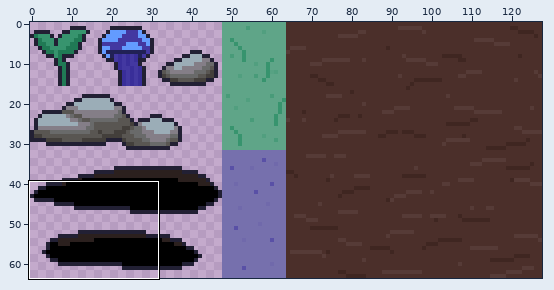
Edited in one commit: sprite sheet (Assets/Art Assets/Tiles.png). The picture above shows the old version from afar; the outline marks the close-up.
Close-up. As it was:
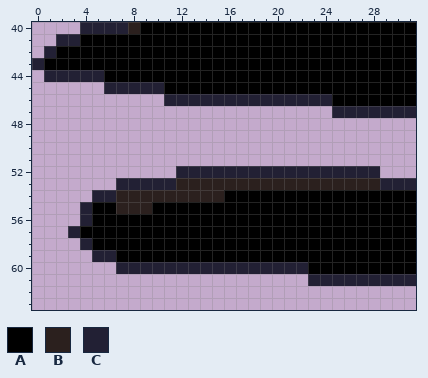
The file is 128x64 pixels. Colours within 5 levels of each other are drawn and written as one. Shown: x 0..31, y 40..63.
Palette (. is transparent): A #000000  B #2b201e  C #222034
Pixels before, first column x 0:
40 ....CCCCBAAAAAAAAAAAAAAAAAAAAAAA
41 ..CCAAAAAAAAAAAAAAAAAAAAAAAAAAAA
42 .CAAAAAAAAAAAAAAAAAAAAAAAAAAAAAA
43 CAAAAAAAAAAAAAAAAAAAAAAAAAAAAAAA
44 .CCCCCAAAAAAAAAAAAAAAAAAAAAAAAAA
45 ......CCCCCAAAAAAAAAAAAAAAAAAAAA
46 ...........CCCCCCCCCCCCCCAAAAAAA
47 .........................CCCCCCC
48 ................................
49 ................................
50 ................................
51 ................................
52 ............CCCCCCCCCCCCCCCCC...
53 .......CCCCCBBBBBBBBBBBBBBBBBCCC
54 .....CCBBBBBBBBBAAAAAAAAAAAAAAAA
55 ....CAABBBAAAAAAAAAAAAAAAAAAAAAA
56 ....CAAAAAAAAAAAAAAAAAAAAAAAAAAA
57 ...CAAAAAAAAAAAAAAAAAAAAAAAAAAAA
58 ....CAAAAAAAAAAAAAAAAAAAAAAAAAAA
59 .....CCAAAAAAAAAAAAAAAAAAAAAAAAA
60 .......CCCCCCCCCCCCCCCCAAAAAAAAA
61 .......................CCCCCCCCC
The same view after the edit:
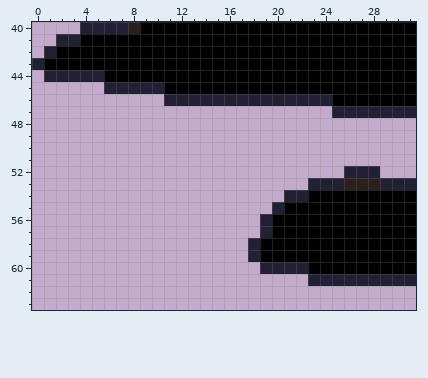
What changed:
Changed rows in their new state; - is an unchanged pixel.
first column x 3:
52 ---------..............
53 ----................CCC
54 --................CC---
55 -................C-----
56 -...............C------
57 ................C------
58 -..............C-------
59 --.............C-------
60 ----............-------
